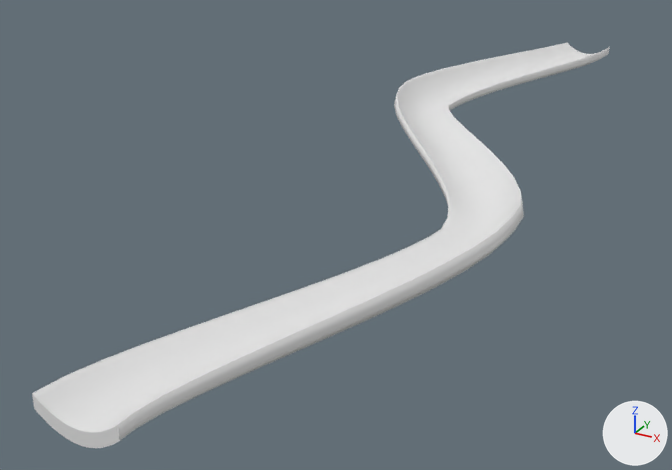
The Blender file Assets/Models/Paths/SCurve.blend, before and after one commit.
One viewpoint serves both versions: a 50 mm lens placed at (16.0, -65.8, 14.9), pointed at (-3.9, -29.7, -3.1). Every picture has the same lights, and +X, +Y and +Z are marked at lower right.

In view in the first picture: 'Path'.
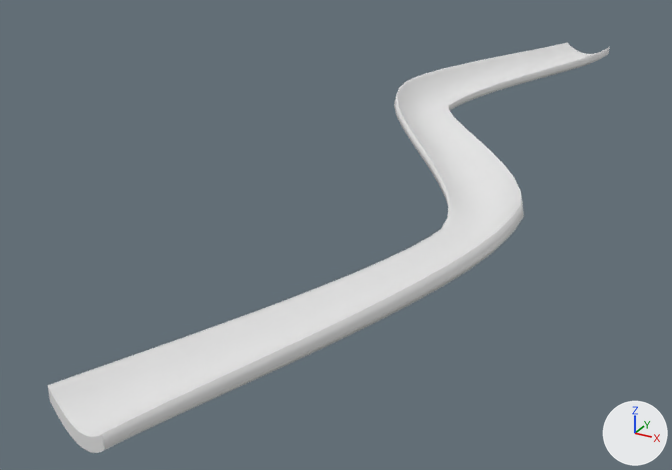
Location of each change, (x1, y1, x2, y2) in pixels of the pictures (672 x 470 px):
'Path', reshaped
    before: (32, 42, 609, 448)
    after: (48, 42, 609, 453)

Patch to the scene script:
```diff
--- a/Assets/Models/Paths/SCurve.blend.py
+++ b/Assets/Models/Paths/SCurve.blend.py
@@ cu_beziercurve_001 @@
 _sp = cu_beziercurve_001.splines.new('BEZIER'); _sp.bezier_points.add(3)
 _sp.bezier_points.foreach_set('co', [0.0, 0.0, 0.0, -5.0, -17.0, 0.0, 5.0, -34.0, 0.0, 0.0, -51.0, 0.0])
-_sp.bezier_points.foreach_set('handle_left', [0.0, 0.5, 0.0, -5.0, -12.0, 0.0, 5.0, -29.0, 0.0, 0.0, -48.0, 0.0])
-_sp.bezier_points.foreach_set('handle_right', [0.0, -3.0, 0.0, -5.0, -21.32, 0.0, 5.0, -39.0, 0.0, 0.0, -51.5, 0.0])
+_sp.bezier_points.foreach_set('handle_left', [0.0, 0.5, 0.0, -5.0, -12.0, 0.0, 5.0, -29.0, 0.0, 1.042, -48.0, 0.0])
+_sp.bezier_points.foreach_set('handle_right', [0.0, -3.0, 0.0, -5.0, -21.32, 0.0, 5.0, -39.0, 0.0, -0.164, -51.47, 0.0])
 for _p, _l, _r in zip(_sp.bezier_points, ['ALIGNED', 'ALIGNED', 'ALIGNED', 'ALIGNED'], ['ALIGNED', 'ALIGNED', 'ALIGNED', 'ALIGNED']): _p.handle_left_type = _l; _p.handle_right_type = _r
```
